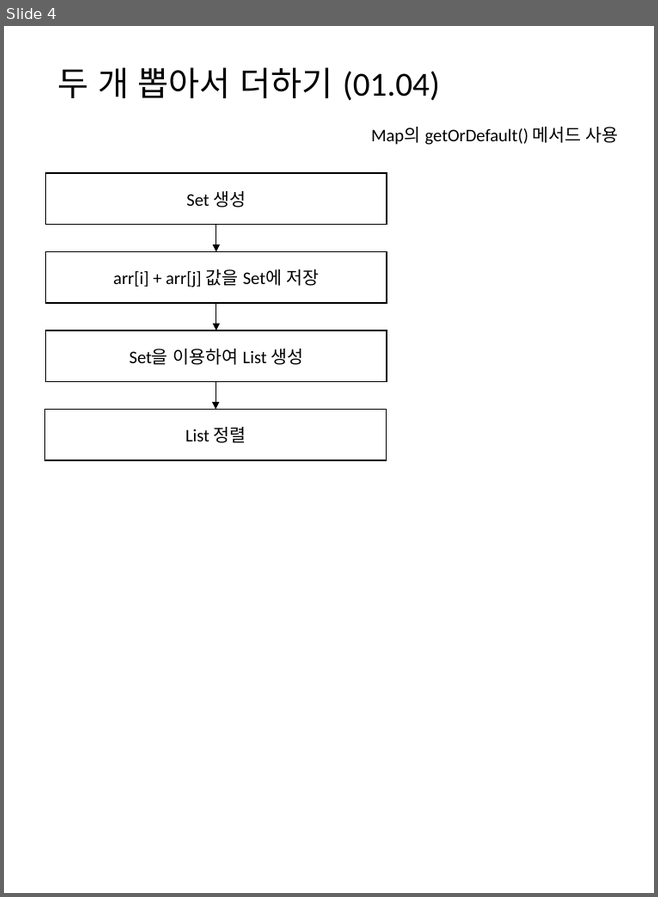
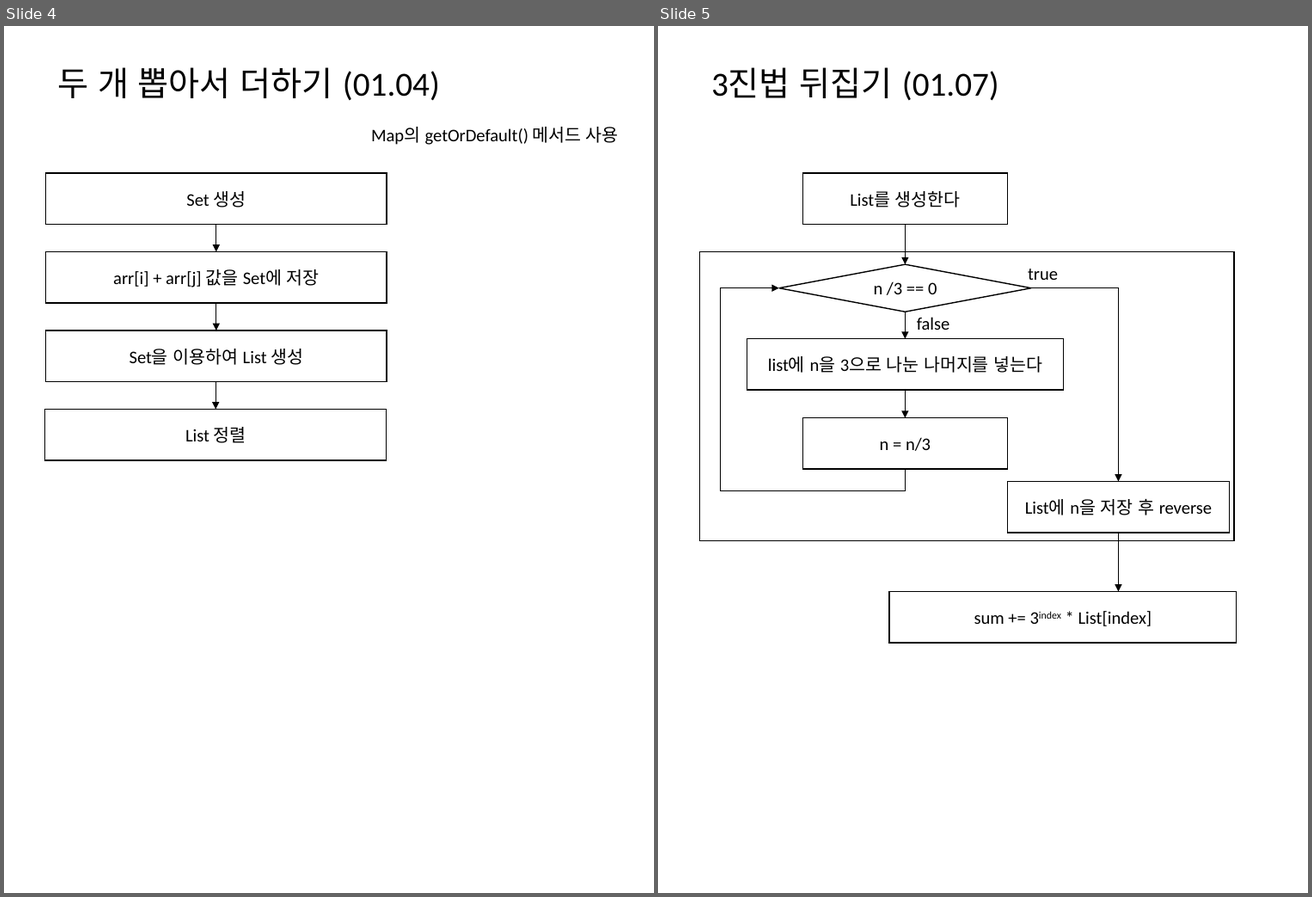
Before and after one commit to mornings9047/Algorithms_Programmers, a slide deck: 알고리즘 순서도.pptx. Shown side by side, each under a label of ours: slide 4 before the commit, slides 4 and 5 after it. The pictures are 658x897 and 1312x897 pixels, drawn with LibreOffice and Linux fonts; fonts in the diff are those of the drawing. Boxes give left, top, right and bottom in pixels: in the first picture for what was removed or moved away, otherwise in the second. Text is boxed around its words. In the diff, an @@ line names an element or a change of style, - is before the commit and + after.

Commit message:
3진법 뒤집기

```diff
--- a/알고리즘 순서도.pptx
+++ b/알고리즘 순서도.pptx
@@ slide 5 added at bbox=[658, 26, 1308, 893], background #FFFFFF @@
@@ title added at bbox=[711, 67, 999, 101], 28 pt, text #000000 @@
+3진법 뒤집기 (01.07)
@@ rectangle added at bbox=[802, 173, 1007, 225], outline #000000 1 pt, 14.7 pt, text #000000 @@
+List를 생성한다
@@ arrow added from (905, 225) to (905, 264), #000000 0.5 pt @@
@@ rectangle added at bbox=[699, 251, 1234, 540], outline #000000 1 pt @@
@@ diamond added at bbox=[779, 264, 1031, 312], outline #000000 1 pt, 14.7 pt, text #000000 @@
+n /3 == 0
@@ text added at bbox=[1028, 269, 1058, 280], 14.7 pt, text #000000 @@
+true
@@ elbow arrow added from (905, 469) to (779, 287), #000000 0.5 pt @@
@@ elbow arrow added from (1031, 287) to (1118, 481), #000000 0.5 pt @@
@@ arrow added from (905, 312) to (905, 339), #000000 0.5 pt @@
@@ text added at bbox=[917, 317, 950, 330], 14.7 pt, text #000000 @@
+false
@@ rectangle added at bbox=[747, 339, 1063, 390], outline #000000 1 pt, 14.7 pt, text #000000 @@
+list에 n을 3으로 나눈 나머지를 넣는다
@@ arrow added from (905, 390) to (905, 418), #000000 0.5 pt @@
@@ rectangle added at bbox=[802, 418, 1007, 469], outline #000000 1 pt, 14.7 pt, text #000000 @@
+n = n/3
@@ rectangle added at bbox=[1007, 481, 1229, 533], outline #000000 1 pt, 14.7 pt, text #000000 @@
+List에 n을 저장 후 reverse
@@ arrow added from (1118, 533) to (1118, 591), #000000 0.5 pt @@
@@ rectangle added at bbox=[889, 591, 1237, 643], outline #000000 1 pt, 14.7 pt, text #000000 @@
+sum += 3index * List[index]
```
Also in this commit, not shown: 1 other file.
